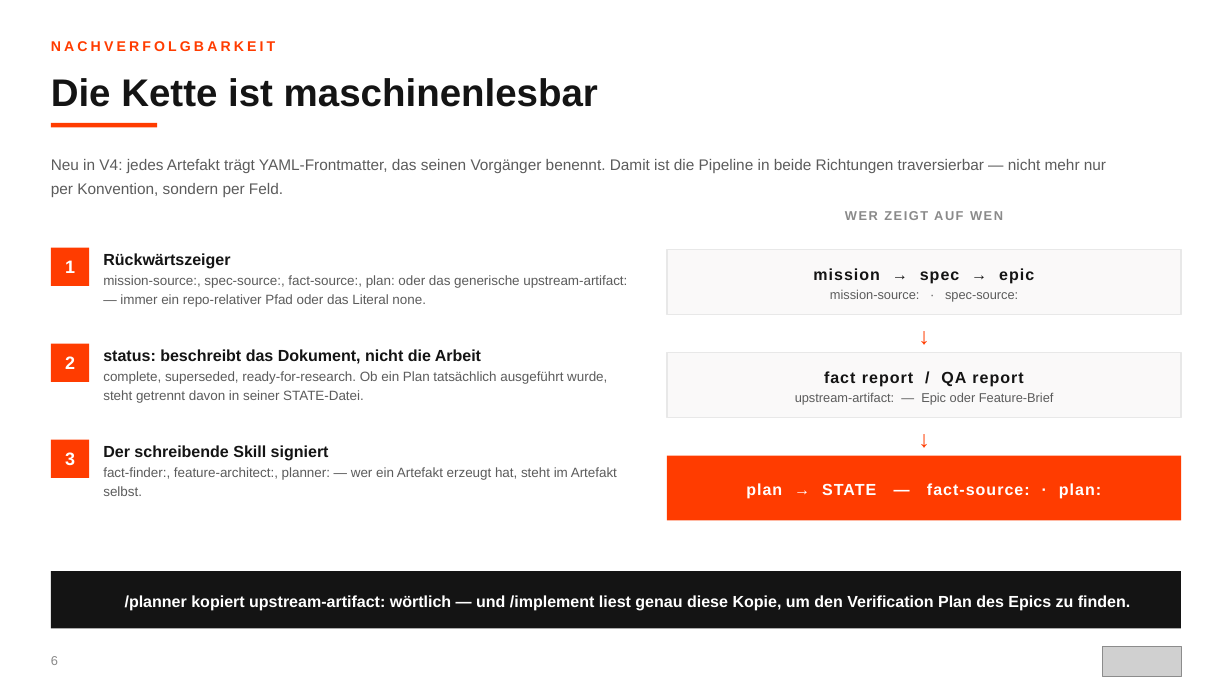
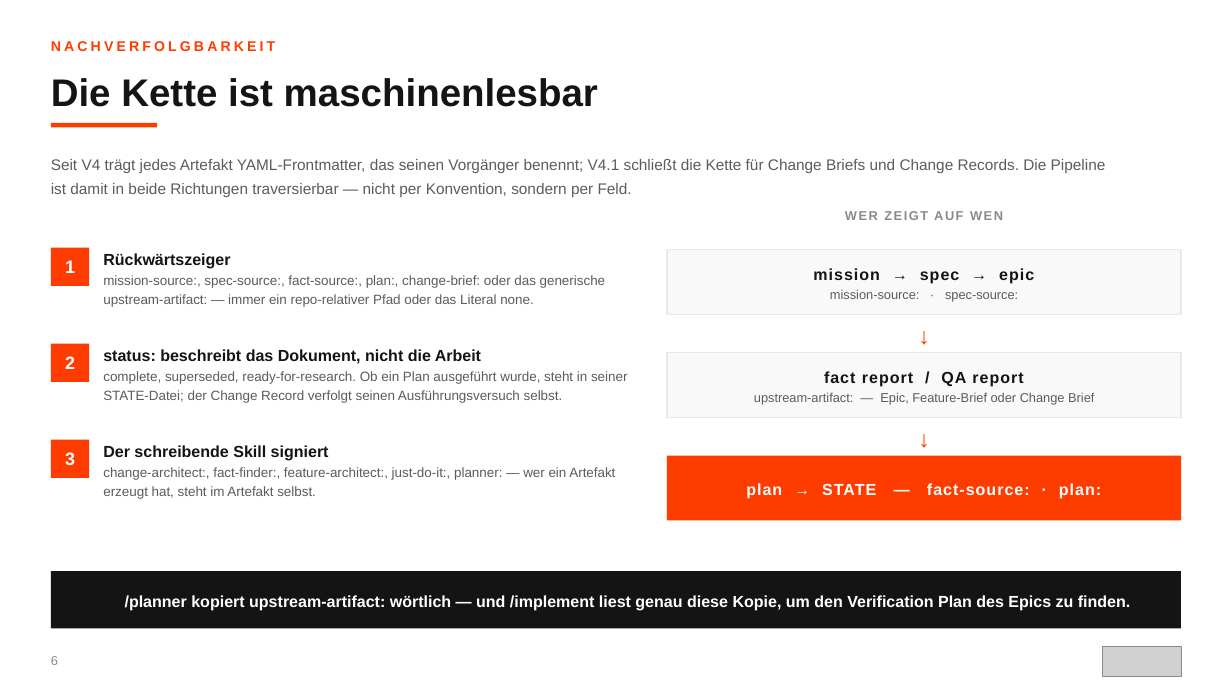
Before and after one commit to scameronde/rpi-qpi, a slide deck: slide 6 of presentation/ORBIT.pptx. Drawn at 1232x693 pixels with LibreOffice and Linux fonts; fonts in the diff are those of the drawing; grey boxes stand for pictures. Boxes give left, top, right and bottom in pixels: in the first picture for what was removed or moved away, otherwise in the second. Text is boxed around its words. In the diff, an @@ line names an element or a change of style, - is before the commit and + after.

```diff
--- a/presentation/ORBIT.pptx
+++ b/presentation/ORBIT.pptx
@@ text at (51, 159, 1106, 197): text changed @@
-Neu in V4: jedes Artefakt trägt YAML-Frontmatter, das seinen Vorgänger benennt. Damit ist die Pipeline in beide Richtungen traversierbar — nicht mehr nur per Konvention, sondern per Feld.
+Seit V4 trägt jedes Artefakt YAML-Frontmatter, das seinen Vorgänger benennt; V4.1 schließt die Kette für Change Briefs und Change Records. Die Pipeline ist damit in beide Richtungen traversierbar — nicht per Konvention, sondern per Feld.
@@ text at (103, 275, 605, 307): text changed @@
-mission-source:, spec-source:, fact-source:, plan: oder das generische upstream-artifact: — immer ein repo-relativer Pfad oder das Literal none.
+mission-source:, spec-source:, fact-source:, plan:, change-brief: oder das generische upstream-artifact: — immer ein repo-relativer Pfad oder das Literal none.
@@ text at (103, 371, 627, 403): text changed @@
-complete, superseded, ready-for-research. Ob ein Plan tatsächlich ausgeführt wurde, steht getrennt davon in seiner STATE-Datei.
+complete, superseded, ready-for-research. Ob ein Plan ausgeführt wurde, steht in seiner STATE-Datei; der Change Record verfolgt seinen Ausführungsversuch selbst.
@@ text at (754, 392, 1094, 405): text changed @@
-upstream-artifact: — Epic oder Feature-Brief
+upstream-artifact: — Epic, Feature-Brief oder Change Brief
@@ text at (103, 467, 615, 499): text changed @@
-fact-finder:, feature-architect:, planner: — wer ein Artefakt erzeugt hat, steht im Artefakt selbst.
+change-architect:, fact-finder:, feature-architect:, just-do-it:, planner: — wer ein Artefakt erzeugt hat, steht im Artefakt selbst.
```
Also in this commit, not shown: 16 other slides changed, 1 slide added.
